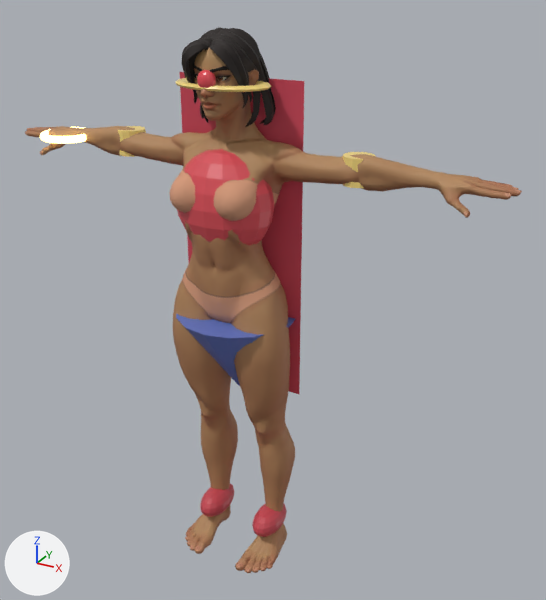
The glTF model forest/models/hero.glb, before and after one commit.
The view is the same before and after, from a camera (50 mm lens) standing at (1.176, -1.855, 1.928) and looking at (0.089, 0.122, 0.939). Arrows for +X, +Y and +Z are at lower left; the lights stay in place. The picture after the commit comes second. Vertices at exactly the same position are counted once.

Names of what the first picture shows: 'Superhero_Female', 'bodice', 'bootL', 'bootR', 'cape', 'hair', 'skirt' and 6 more.
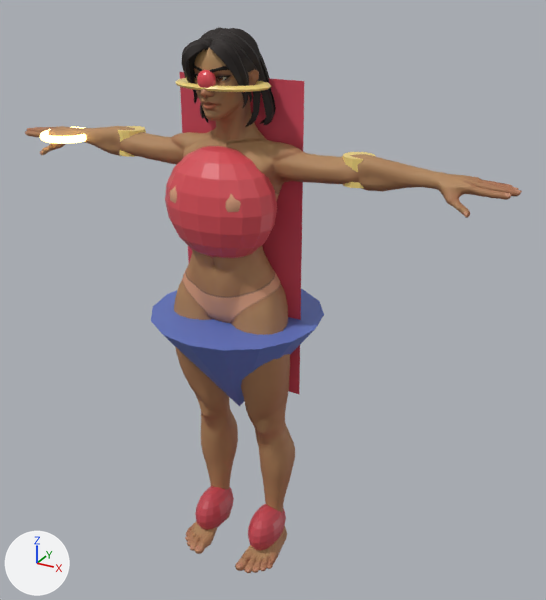
Location of each change, [x1, y1, x2, y2] in pixels of the pictures (546 x 600 px):
'bodice', moved, rescaled (15% wider, 16% taller)
    before: [177, 149, 274, 245]
    after: [165, 146, 277, 258]
'skirt', reshaped
    before: [176, 313, 295, 386]
    after: [151, 289, 324, 406]
'bootL', moved, rescaled (8% wider, 34% taller)
    before: [252, 503, 287, 537]
    after: [248, 504, 286, 550]
'bootR', moved, rescaled (11% wider, 32% taller)
    before: [200, 484, 235, 517]
    after: [195, 486, 234, 530]

Patch to the scene script:
```diff
--- a/forest/models/hero.glb.py
+++ b/forest/models/hero.glb.py
@@ me_sphere @@
 # used by ob_bodice; location = (0.0, 0.0, 0.0)
-me_sphere.from_pydata(...)  # 146 vertices, 288 faces; spans x -0.16..0.16, y -0.128..0.092, z 1.131..1.451
+me_sphere.from_pydata(...)  # 146 vertices, 288 faces; spans x -0.18..0.18, y -0.158..0.082, z 1.121..1.461
+# me_sphere part 1: the whole mesh is scaled about its middle by (1.13, 1.09, 1.06), then moved by (0.0, -0.02, 0.0)
 me_sphere.materials.append(mat_bodice)
@@ me_sphere_001 @@
 # used by ob_bootl; location = (0.0, 0.0, 0.0)
-me_sphere_001.from_pydata(...)  # 146 vertices, 288 faces; spans x 0.061..0.161, y -0.033..0.147, z 0.061..0.161
+me_sphere_001.from_pydata(...)  # 146 vertices, 288 faces; spans x 0.056..0.166, y -0.063..0.137, z 0.011..0.171
+# me_sphere_001 part 2: the whole mesh is scaled about its middle by (1.1, 1.11, 1.6), then moved by (0.0, -0.02, -0.02)
 me_sphere_001.materials.append(mat_boot)
@@ me_sphere_002 @@
 # used by ob_bootr; location = (0.0, 0.0, 0.0)
-me_sphere_002.from_pydata(...)  # 146 vertices, 288 faces; spans x -0.161..-0.061, y -0.033..0.147, z 0.061..0.161
+me_sphere_002.from_pydata(...)  # 146 vertices, 288 faces; spans x -0.166..-0.056, y -0.063..0.137, z 0.011..0.171
+# me_sphere_002 part 3: the whole mesh is scaled about its middle by (1.1, 1.11, 1.6), then moved by (0.0, -0.02, -0.02)
 me_sphere_002.materials.append(mat_boot)
@@ me_cone @@
 # used by ob_skirt; location = (0.0, 0.0, 0.0)
-me_cone.from_pydata(...)  # 17 vertices, 30 faces; spans x -0.2..0.2, y -0.154..0.246, z 0.632..0.912
+me_cone.from_pydata(...)  # 17 vertices, 30 faces; spans x -0.28..0.28, y -0.234..0.326, z 0.552..0.912
+# me_cone part 4: 17 of 17 vertices moved; they spanned x -0.2..0.2, y -0.154..0.246, z 0.632..0.912 and now span x -0.28..0.28, y -0.234..0.326, z 0.552..0.912; mean shift (0.0, 0.0, -0.005)
 me_cone.materials.append(mat_skirt)
```
